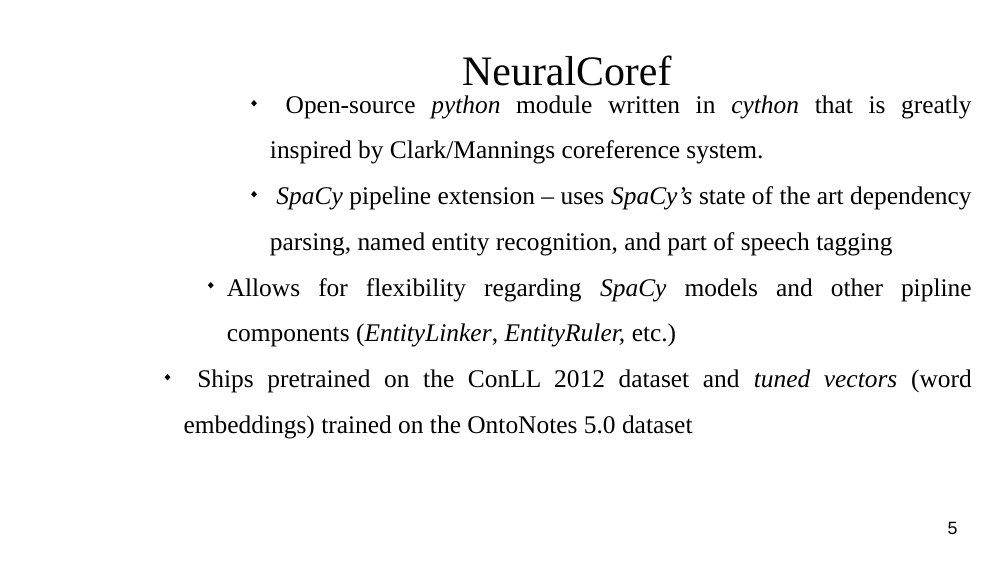
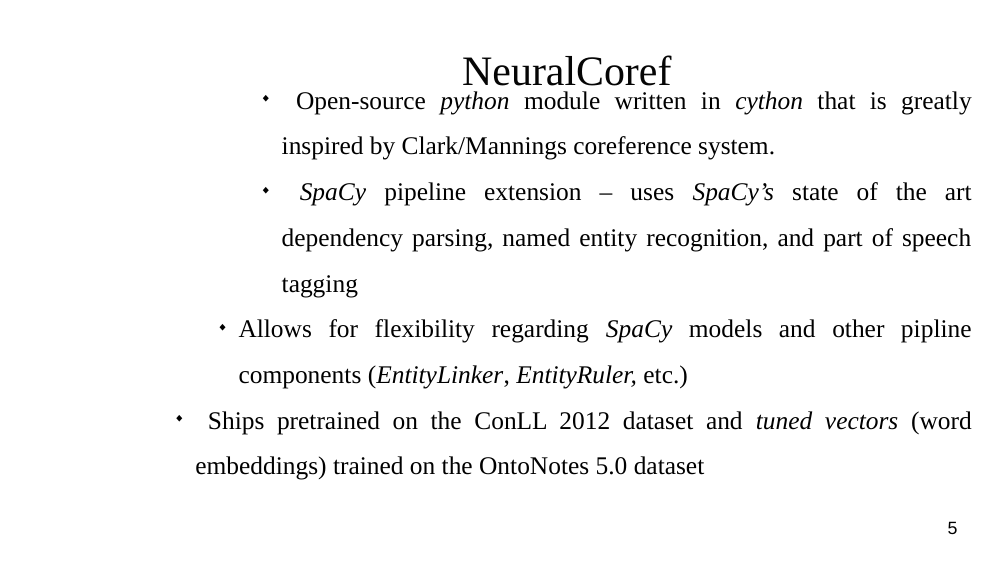
Before and after one commit to masonedmison/coref, a slide deck: slide 5 of documentation/presentation/cs710_presentation.odp. Drawn at 1008x567 pixels with LibreOffice and Linux fonts; fonts in the diff are those of the drawing; background and template pictures are left out. Boxes give left, top, right and bottom in pixels: in the first picture for what was removed or moved away, otherwise in the second. Text is boxed around its words. In the diff, an @@ line names an element or a change of style, - is before the commit and + after.

```diff
--- a/documentation/presentation/cs710_presentation.odp
+++ b/documentation/presentation/cs710_presentation.odp
@@ subtitle "Open-source python module written in ..." rewrapped from [184,95,972,439] to [195,91,972,480] @@
```
Also in this commit, not shown: 3 other slides changed, 4 slides added, 23 other files.
